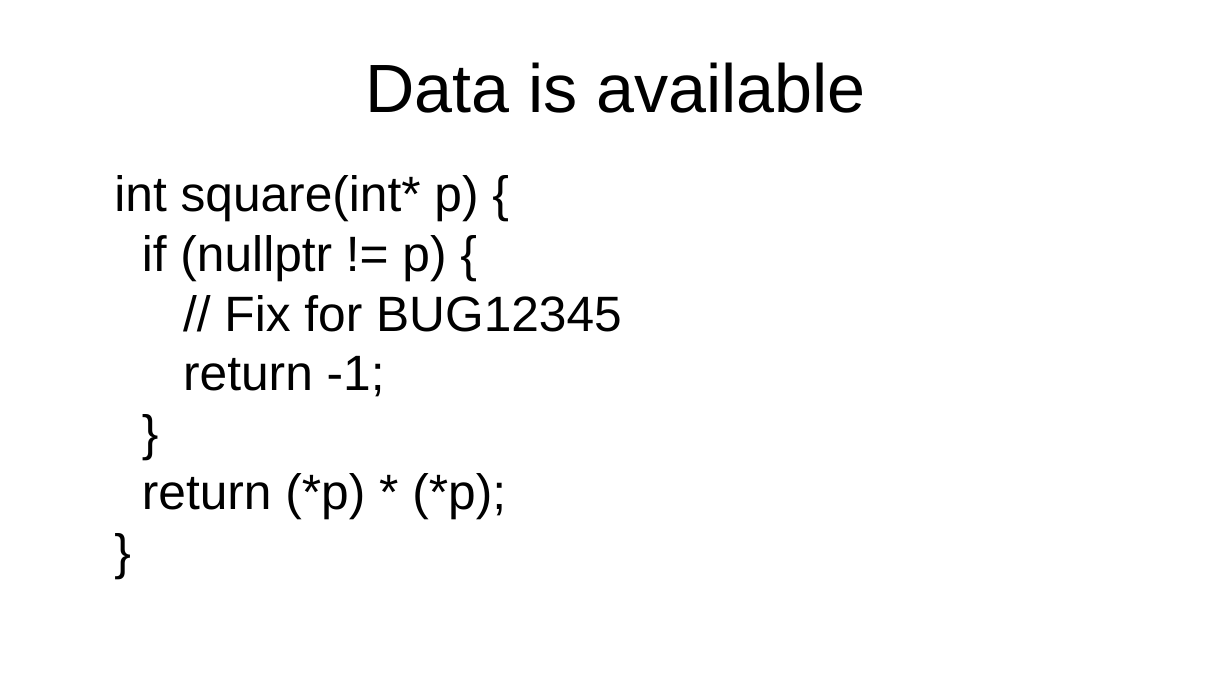
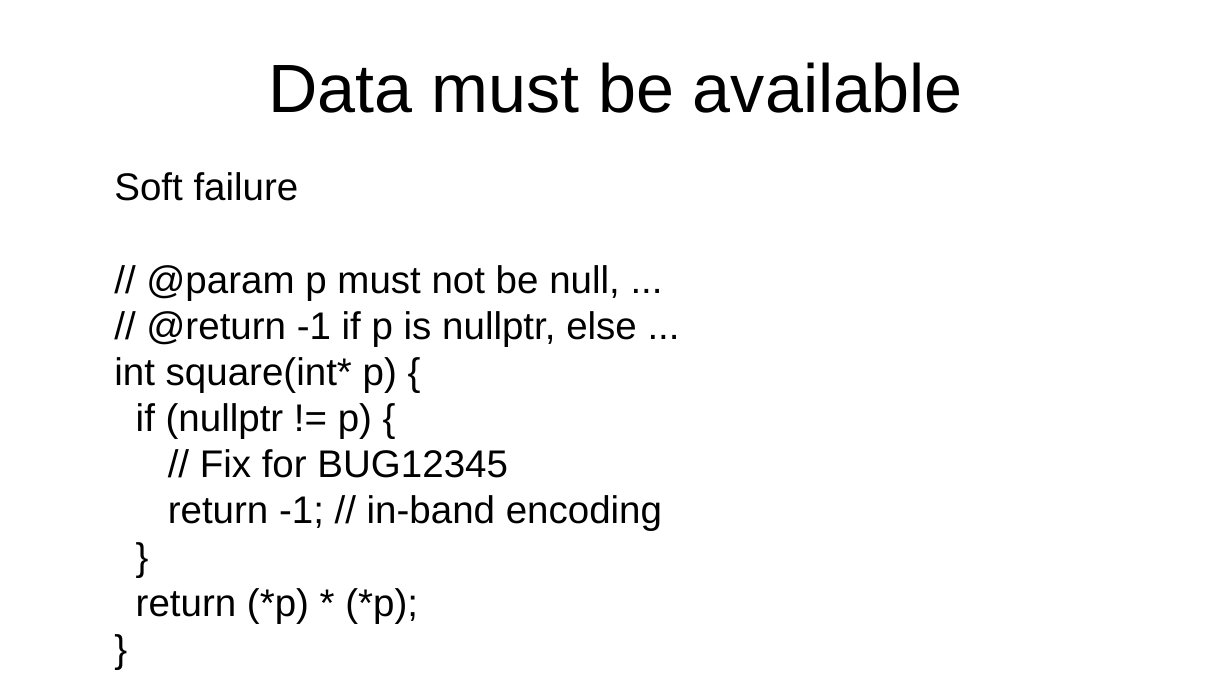
Before and after one commit to marcpawl/nullptr, a slide deck: slide 16 of slideshow.odp (slide 10 before the commit). Drawn at 1232x693 pixels with LibreOffice and Linux fonts; fonts in the diff are those of the drawing. Boxes give left, top, right and bottom in pixels: in the first picture for what was removed or moved away, otherwise in the second. Text is boxed around its words. In the diff, an @@ line names an element or a change of style, - is before the commit and + after.

```diff
--- a/slideshow.odp
+++ b/slideshow.odp
@@ title at [268,62,962,113]: text changed @@
-Data is available
+Data must be available
@@ text at [114,172,662,531]: text changed; size 32 to 24.8 pt @@
-int square(int* p) {
-if (nullptr != p) {
-// Fix for BUG12345
-return -1;
-}
-return (*p) * (*p);
-}
+Soft failure
+// @param p must not be null, ...
+// @return -1 if p is nullptr, else ...
+int square(int* p) {
+if (nullptr != p) {
+// Fix for BUG12345
+return -1; // in-band encoding
+}
+return (*p) * (*p);
+}
```
Also in this commit, not shown: 16 other slides changed, 26 slides added, 3 slides removed.
